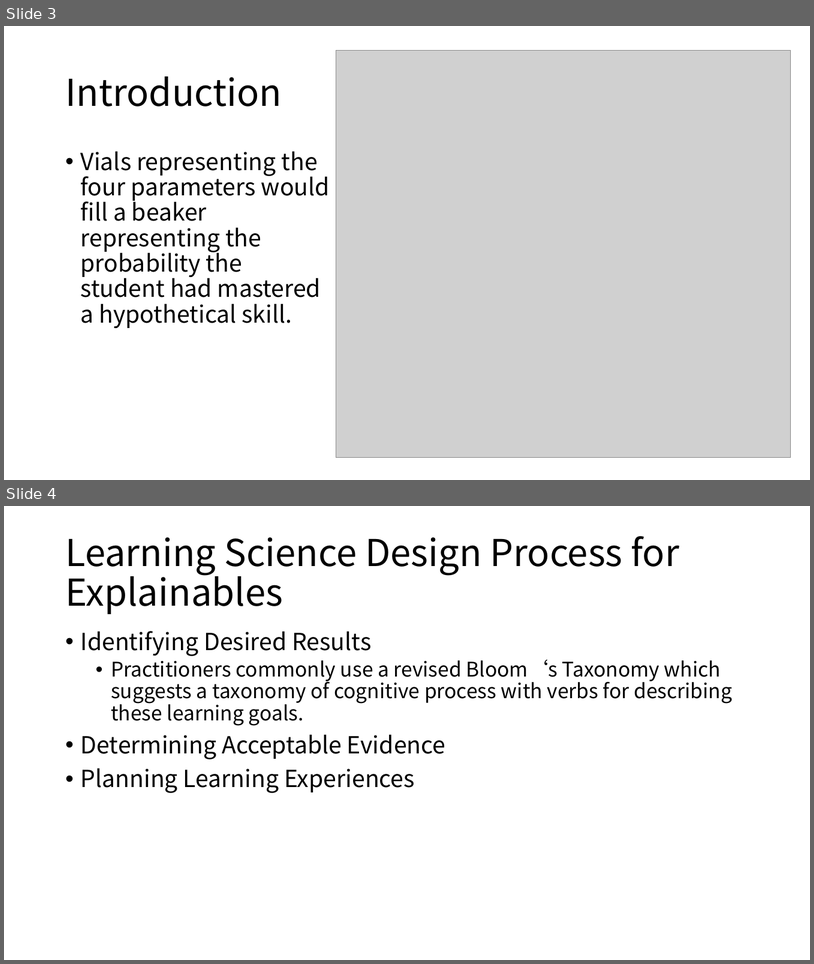
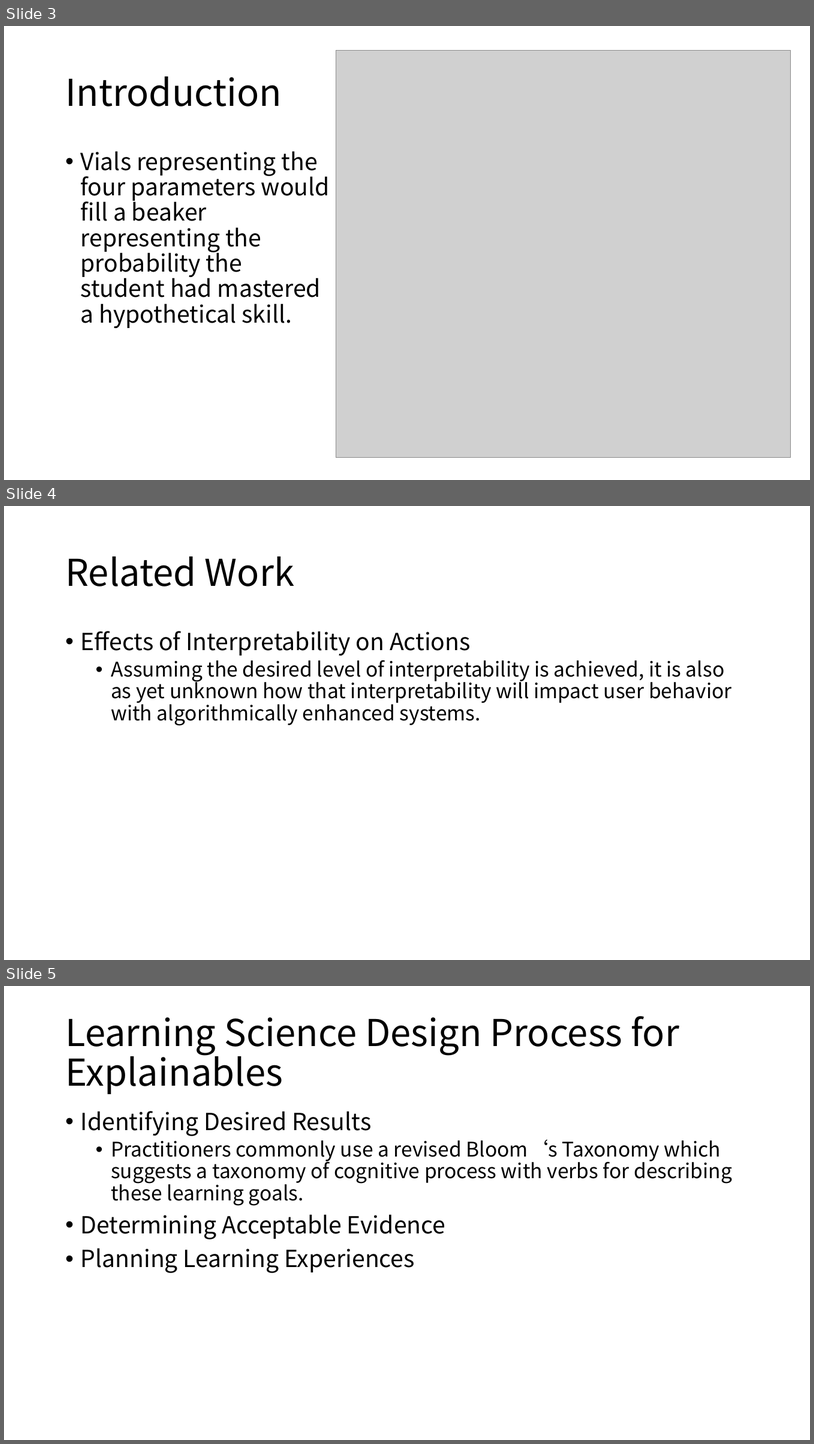
Before and after one commit to cloudspurs/klz, a slide deck: computer_science/ai/xai/a_learning_sciences_approach_for_post_hoc_algorithnm_explainables.pptx. Shown one above the other, each under a label of ours: slides 3 and 4 before the commit, slides 3, 4 and 5 after it. The pictures are 814x964 and 814x1444 pixels, drawn with LibreOffice and Linux fonts; fonts in the diff are those of the drawing; grey boxes stand for pictures. Boxes give left, top, right and bottom in pixels: in the first picture for what was removed or moved away, otherwise in the second. Text is boxed around its words. In the diff, an @@ line names an element or a change of style, - is before the commit and + after.

```diff
--- a/computer_science/ai/xai/a_learning_sciences_approach_for_post_hoc_algorithnm_explainables.pptx
+++ b/computer_science/ai/xai/a_learning_sciences_approach_for_post_hoc_algorithnm_explainables.pptx
@@ slide 4 added at box(4, 506, 810, 960), background #FFFFFF @@
@@ title added at box(65, 556, 294, 586), 44 pt, text #000000 @@
+Related Work
@@ text added at box(81, 631, 732, 726), 24 pt, text #000000 @@
+• Effects of Interpretability on Actions
+  • Assuming the desired level of interpretability is achieved, it is also as yet unknown how that interpretability will impact user behavior with algorithmically enhanced systems.
@@ what was slide 4 is now slide 5 @@
```
Also in this commit, not shown: 1 other file.
